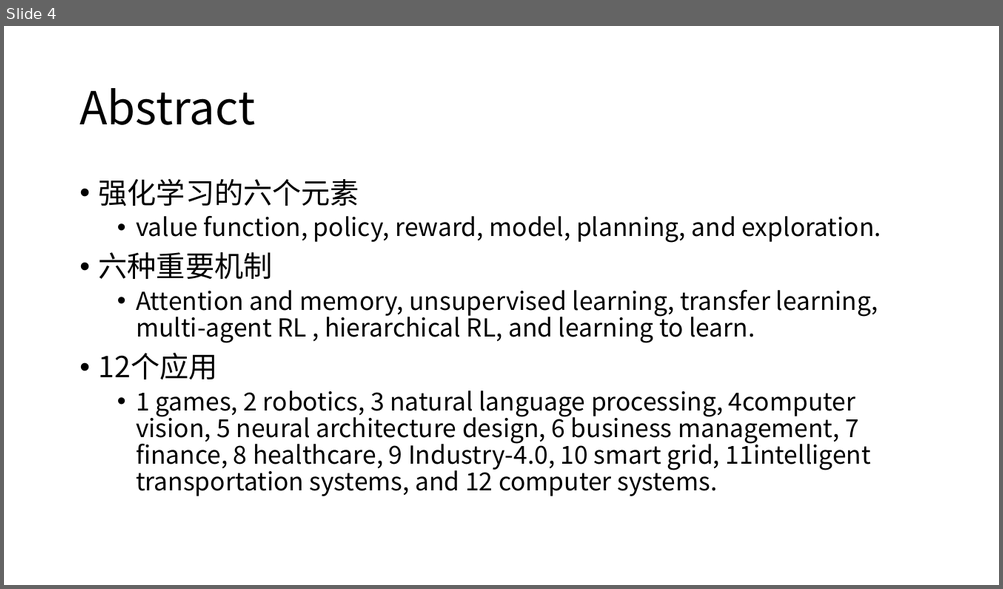
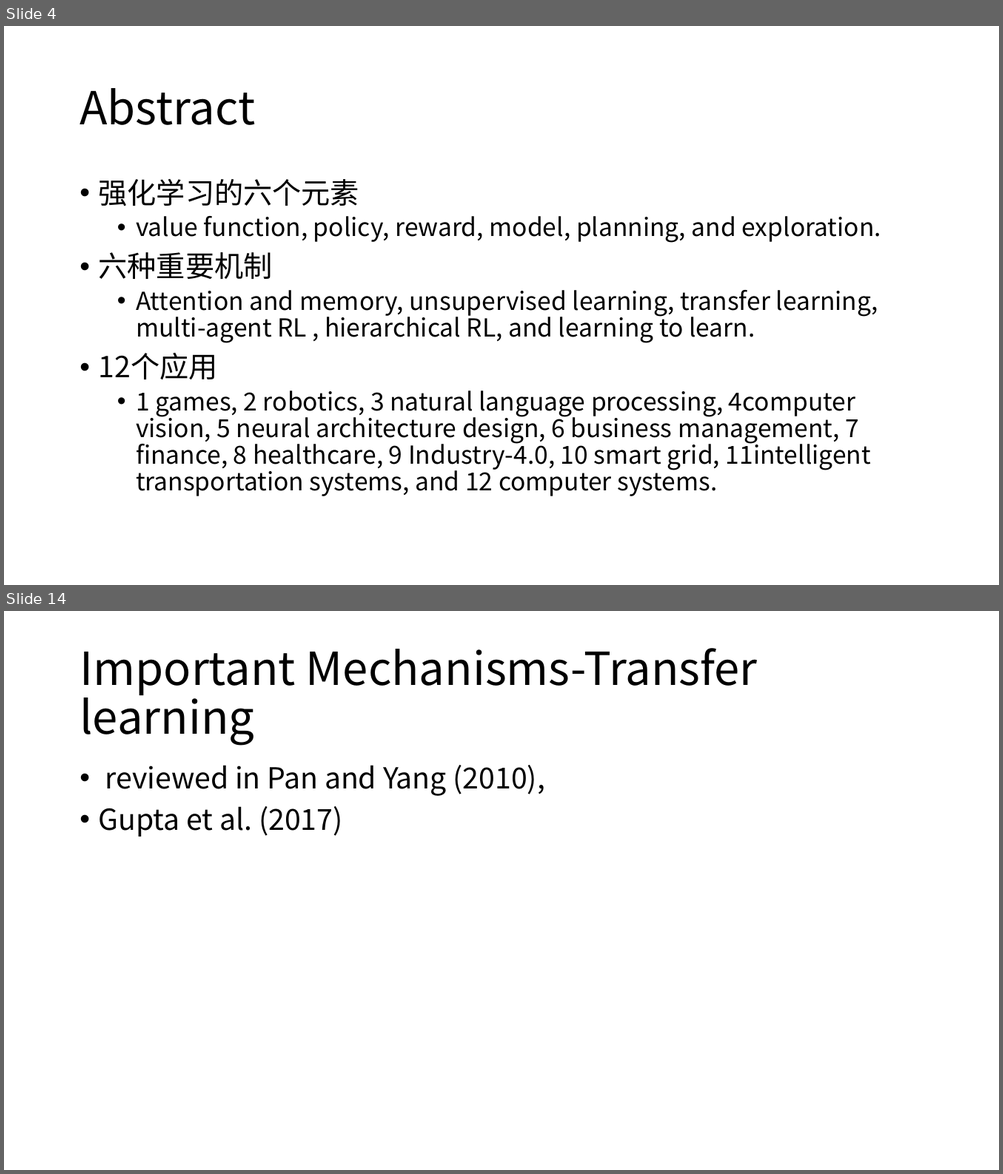
Before and after one commit to kangyongxin/0-RL-GameReviewPapers, a slide deck: Note_RLGameReviewPapers.pptx. Shown one above the other, each under a label of ours: slide 4 before the commit, slides 4 and 14 after it; the slides between them are not shown. The pictures are 1003x589 and 1003x1174 pixels, drawn with LibreOffice and Linux fonts; fonts in the diff are those of the drawing. Boxes give left, top, right and bottom in pixels: in the first picture for what was removed or moved away, otherwise in the second. Text is boxed around its words. In the diff, an @@ line names an element or a change of style, - is before the commit and + after.

```diff
--- a/Note_RLGameReviewPapers.pptx
+++ b/Note_RLGameReviewPapers.pptx
@@ slide 14 added at box(4, 611, 999, 1170), background #FFFFFF @@
@@ title added at box(79, 648, 757, 746), 44 pt, text #000000 @@
+Important Mechanisms-Transfer learning
@@ text added at box(99, 765, 545, 837), 28 pt, text #000000 @@
+• reviewed in Pan and Yang (2010),
+• Gupta et al. (2017)
```
Also in this commit, not shown: 2 slides changed, 15 other slides added, 1 other file.
